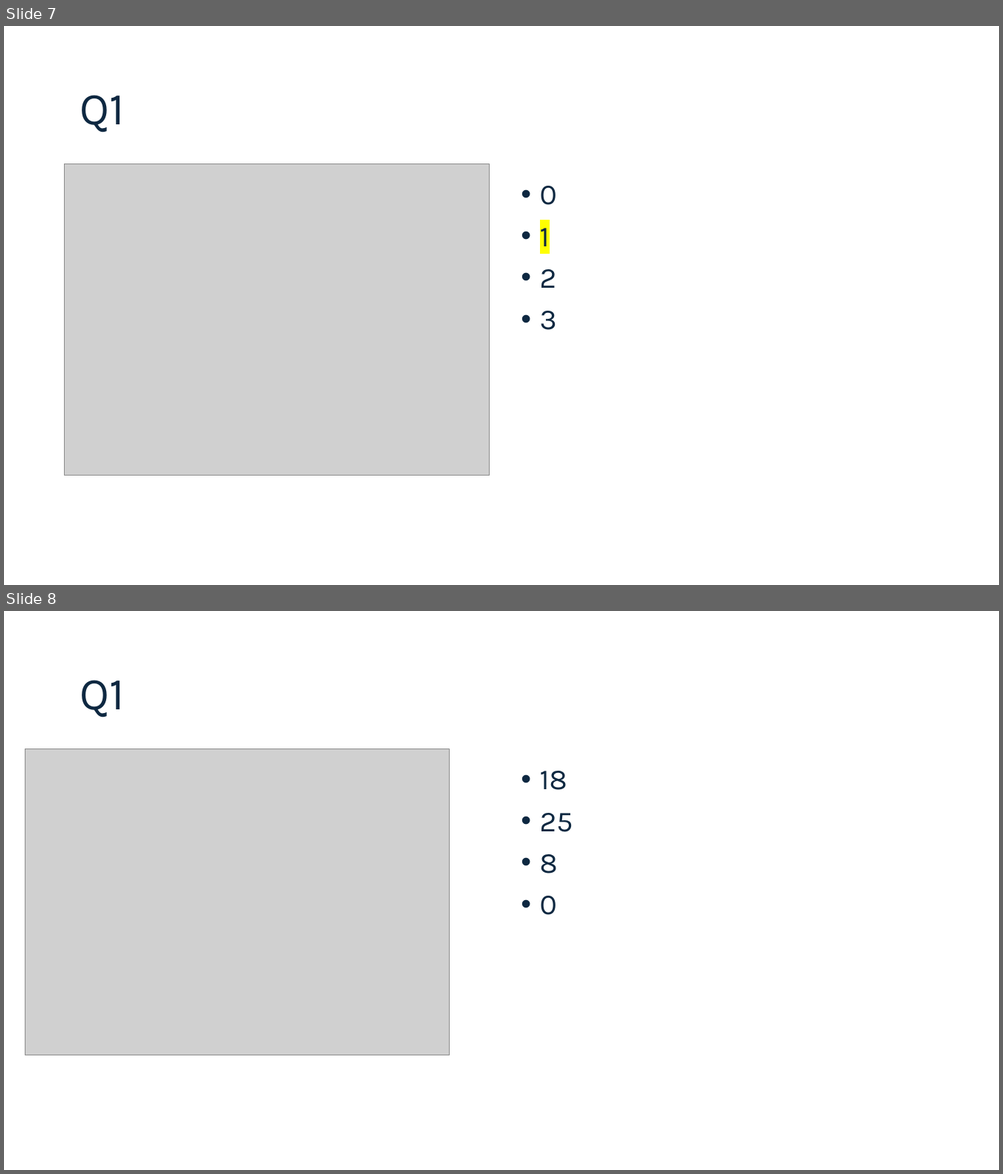
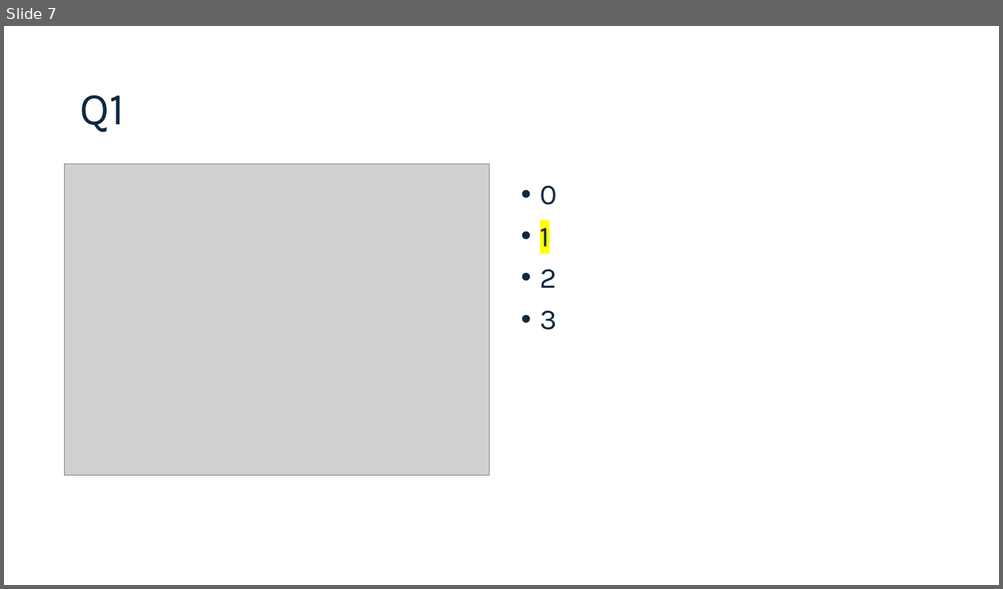
Before and after one commit to connordouglas10/DS-Tech-2025January, a slide deck: Modules/Module5/Slides 5.pptx. Shown one above the other, each under a label of ours: slides 7 and 8 before the commit, slide 7 after it. The pictures are 1003x1174 and 1003x589 pixels, drawn with LibreOffice and Linux fonts; fonts in the diff are those of the drawing; grey boxes stand for pictures. Boxes give left, top, right and bottom in pixels: in the first picture for what was removed or moved away, otherwise in the second. Text is boxed around its words. In the diff, an @@ line names an element or a change of style, - is before the commit and + after.

```diff
--- a/Modules/Module5/Slides 5.pptx
+++ b/Modules/Module5/Slides 5.pptx
@@ slide 8 removed at bbox=[4, 611, 999, 1170], background #FFFFFF @@
@@ title removed at bbox=[79, 680, 124, 718] @@
-Q1
@@ picture removed at bbox=[25, 749, 449, 1055] @@
@@ text removed at bbox=[540, 771, 573, 915] @@
-• 18
-• 25
-• 8
-• 0
```
Also in this commit, not shown: 3 slides changed, 20 other slides removed, 1 other file.
